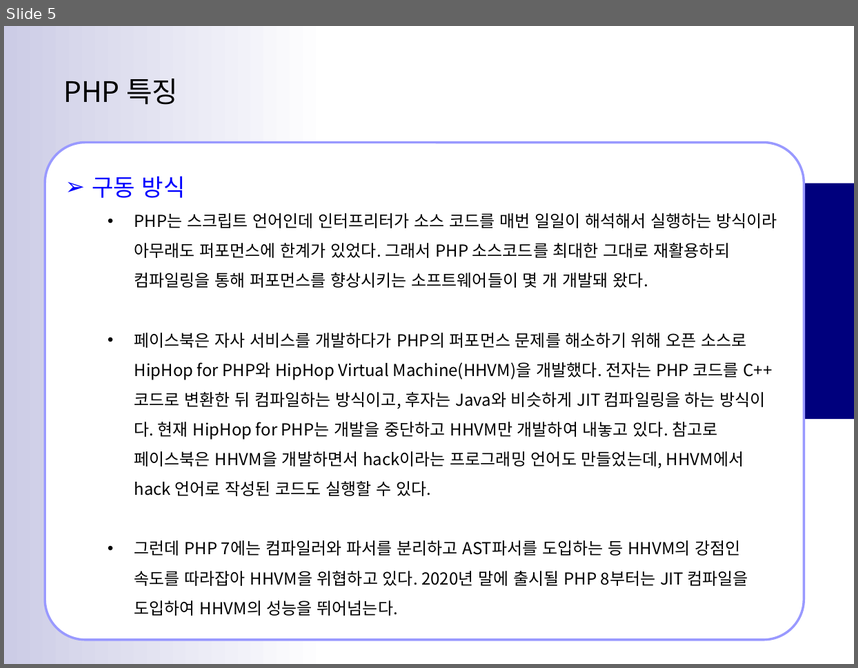
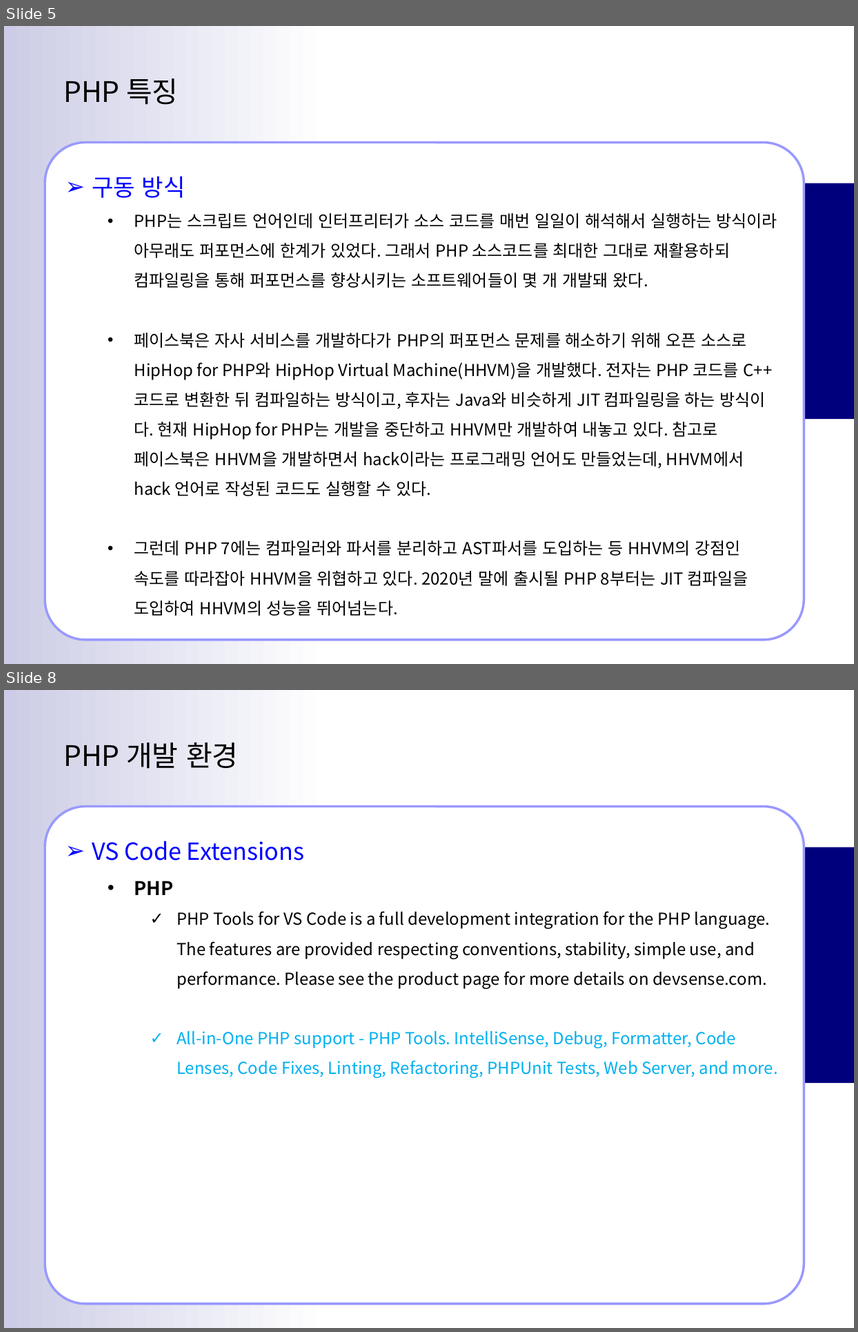
Before and after one commit to jsh-1235/Document, a slide deck: Back-End/PHP/PHP 시작하기.pptx. Shown one above the other, each under a label of ours: slide 5 before the commit, slides 5 and 8 after it; the slides between them are not shown. The pictures are 858x668 and 858x1332 pixels, drawn with LibreOffice and Linux fonts; fonts in the diff are those of the drawing; background and template pictures are left out. Boxes give left, top, right and bottom in pixels: in the first picture for what was removed or moved away, otherwise in the second. Text is boxed around its words. In the diff, an @@ line names an element or a change of style, - is before the commit and + after.

```diff
--- a/Back-End/PHP/PHP 시작하기.pptx
+++ b/Back-End/PHP/PHP 시작하기.pptx
@@ slide 8 added at [4, 690, 854, 1328], background #FFFFFF; not listed: 2 template elements that a slide beside it also shows @@
@@ text added at [63, 742, 239, 769], 24 pt, text #000000 @@
+PHP 개발 환경
@@ rounded rectangle added at [45, 807, 804, 1304], fill #FFFFFF, outline #9999FF 2 pt, 14 pt, text #000000 @@
+➢ VS Code Extensions
+  • PHP
+    ✓ PHP Tools for VS Code is a full development integration for the PHP language. The features are provided respecting conventions, stability, simple use, and performance. Please see the product page for more details on devsense.com.
+    ✓ All-in-One PHP support - PHP Tools. IntelliSense, Debug, Formatter, Code Lenses, Code Fixes, Linting, Refactoring, PHPUnit Tests, Web Server, and more.
```
Also in this commit, not shown: 1 slide changed, 2 other slides added, 6 other files.
